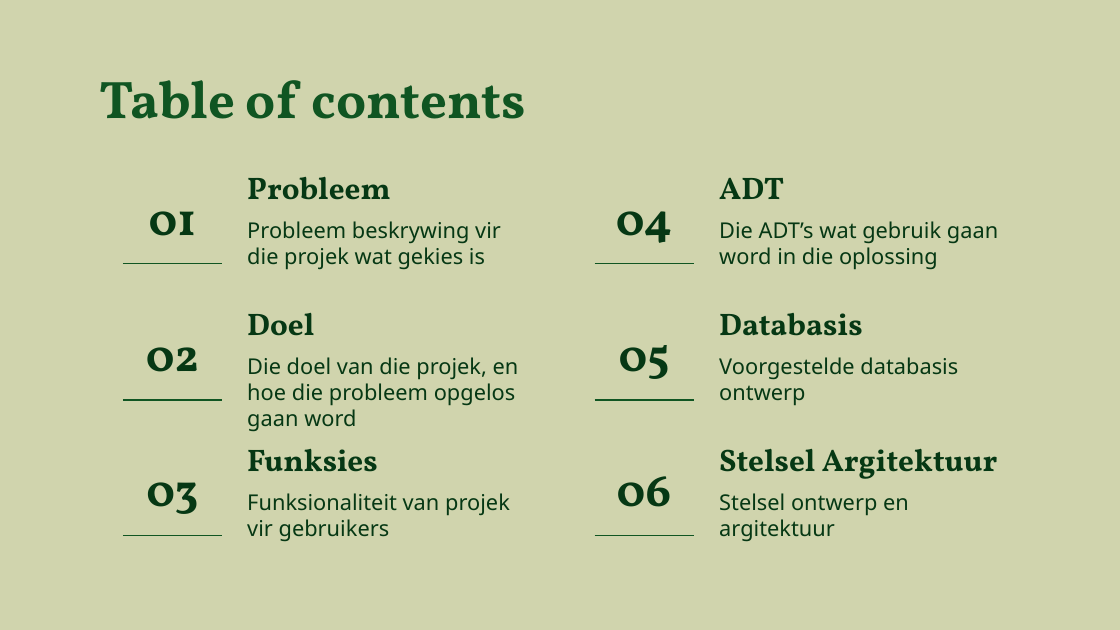
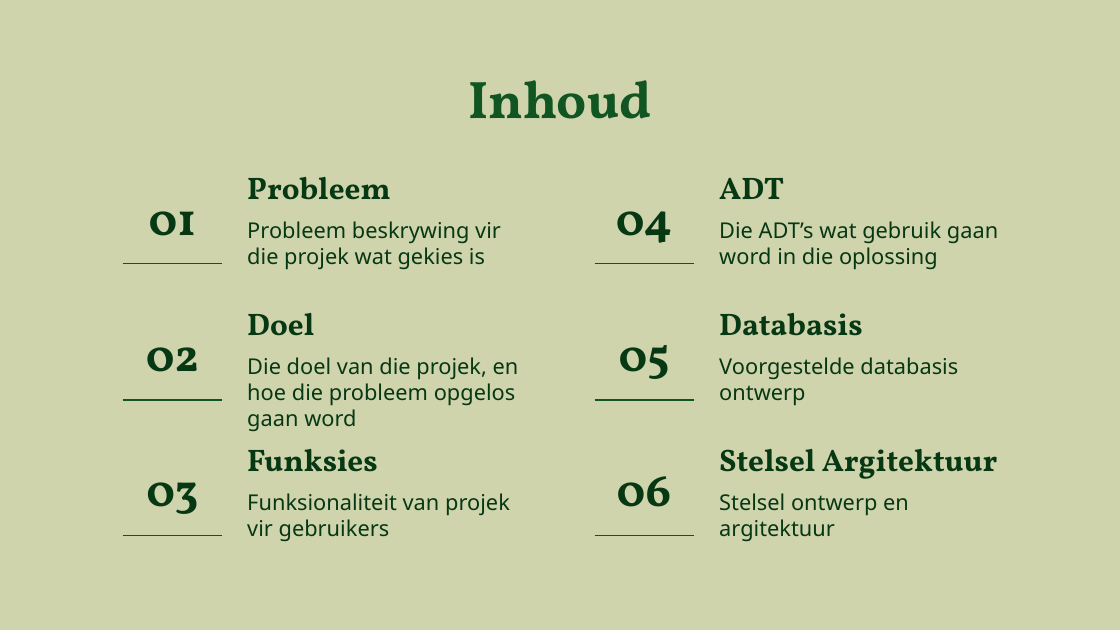
Before and after one commit to Sav-123159/Kortpad, a slide deck: slide 3 of dokumentasie/Die_Divas_Presentation.pptx. Drawn at 1120x630 pixels with LibreOffice and Linux fonts; fonts in the diff are those of the drawing; background and template pictures are left out. Boxes give left, top, right and bottom in pixels: in the first picture for what was removed or moved away, otherwise in the second. Text is boxed around its words. In the diff, an @@ line names an element or a change of style, - is before the commit and + after.

```diff
--- a/dokumentasie/Die_Divas_Presentation.pptx
+++ b/dokumentasie/Die_Divas_Presentation.pptx
@@ title at <box>468,80,651,119</box>: text changed @@
-Table of contents
+Inhoud
```
Also in this commit, not shown: 4 other slides changed, 1 other file.
